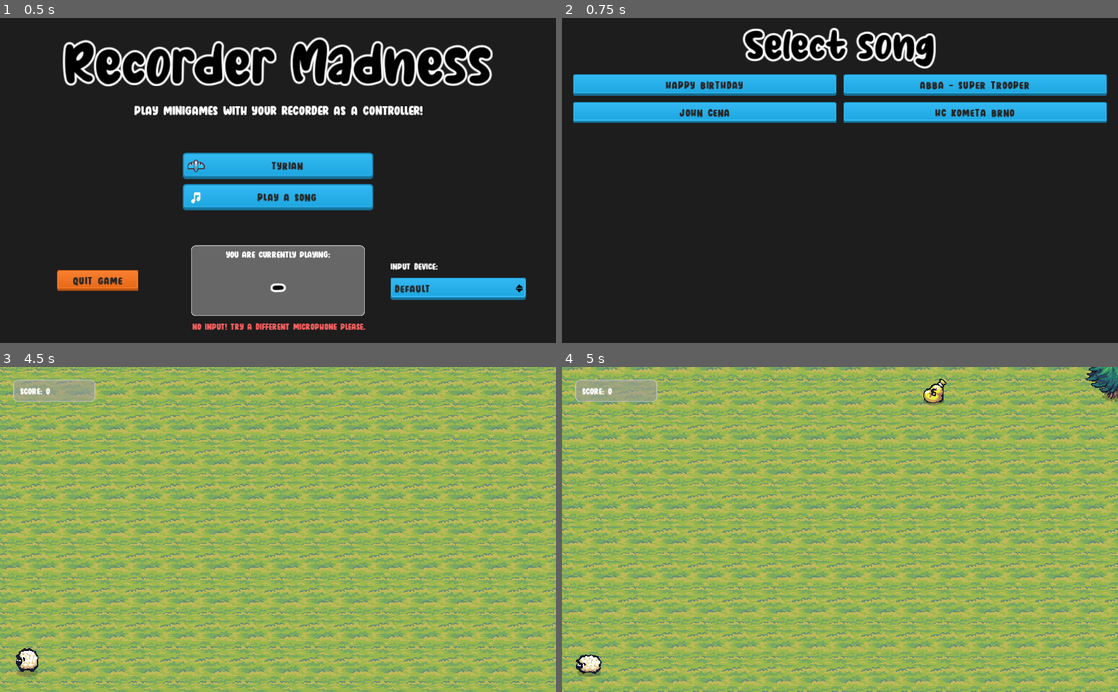
Above: before the commit, frames 1-4 (two rows, left to right).
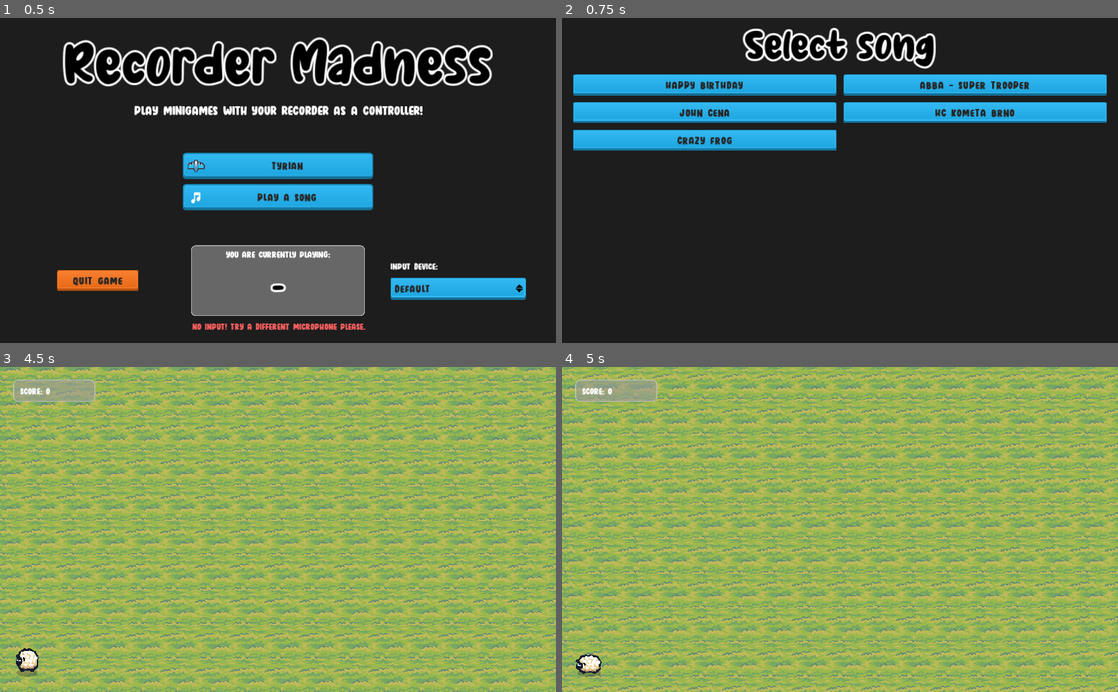
Above: after the commit, the same moments.

Repository: VojtaStruhar/recorder-madness
Game: Godot game, scene res://Minigames/Menus/MainMenu.tscn
The game is run twice, just before and just after one commit, with the same random seed, the same clock (stepped at 60 frames per second) and the same inputs.
Inputs:
- Up to frame 1 (0.5 s): no input
- Up to frame 2 (0.75 s): click "Play a song" at 0.5 s
- Up to frame 3 (4.5 s): click "HC KOMETA BRNO" at 1.25 s; tap Enter at 2, 3.5 s; tap Space at 2.75, 4.25 s
- Up to frame 4 (5 s): no input

Frame 1 is identical in both runs. In frame 2, 3.0% of the frame differs, in the area x 2-50%, y 34-41%; in frame 3, 62%; in frame 4, 63%, in the area x 0-100%, y 0-100%.

Commit message:
Added Crazy Frog song.
+ Added "quiet" recording - note is set to -1 if the mic doesn't hear anything.
* Minigame mic sets its high index higher if necessary for the song

Diff:
--- /dev/null
+++ b/Assets/Songs/Crazy_Frog.tres
@@ -0,0 +1,9 @@
+[gd_resource type="Resource" load_steps=2 format=2]
+
+[ext_resource path="res://Assets/Songs/SongResource.gd" type="Script" id=1]
+
+[resource]
+script = ExtResource( 1 )
+name = "Crazy Frog"
+bpm = 180.0
+notes = [ 30.0, -1.0, 33.0, -1.0, 30.0, 35.0, 30.0, 28.0, 30.0, -1.0, 37.0, -1.0, 30.0, 38.0, 37.0, 33.0, 30.0, 37.0, 42.0, 30.0, 28.0, 25.0, 32.0, 30.0, 30.0, 30.0, 30.0 ]
--- a/Minigames/Menus/SongSelectionMenu.gd
+++ b/Minigames/Menus/SongSelectionMenu.gd
@@ -14,4 +14,7 @@
 	play_song("res://Assets/Songs/John_Cena_2.tres")
 
 func _on_KometaBrno_pressed():
-	play_song("res://Assets/Songs/Oda_na_radost.tres")
+	play_song("res://Assets/Songs/Kometa_Brno.tres")
+
+func _on_CrazyFrog_pressed():
+	play_song("res://Assets/Songs/Crazy_Frog.tres")
--- a/Minigames/Menus/SongSelectionMenu.tscn
+++ b/Minigames/Menus/SongSelectionMenu.tscn
@@ -43,7 +43,7 @@
 [node name="GridContainer" type="GridContainer" parent="MarginContainer/VBoxContainer"]
 margin_top = 85.0
 margin_right = 984.0
-margin_bottom = 175.0
+margin_bottom = 226.0
 columns = 2
 
 [node name="HappyBday" type="Button" parent="MarginContainer/VBoxContainer/GridContainer"]
@@ -74,6 +74,13 @@
 size_flags_horizontal = 3
 text = "HC KOMETA BRNO"
 
+[node name="CrazyFrog" type="Button" parent="MarginContainer/VBoxContainer/GridContainer"]
+margin_top = 102.0
+margin_right = 486.0
+margin_bottom = 141.0
+size_flags_horizontal = 3
+text = "Crazy Frog"
+
 [node name="FutureButton" type="Button" parent="MarginContainer/VBoxContainer/GridContainer"]
 visible = false
 margin_top = 51.0
@@ -86,3 +93,4 @@
 [connection signal="pressed" from="MarginContainer/VBoxContainer/GridContainer/SuperTrooper" to="." method="_on_SuperTrooper_pressed"]
 [connection signal="pressed" from="MarginContainer/VBoxContainer/GridContainer/JohnCena" to="." method="_on_JohnCena_pressed"]
 [connection signal="pressed" from="MarginContainer/VBoxContainer/GridContainer/KometaBrno" to="." method="_on_KometaBrno_pressed"]
+[connection signal="pressed" from="MarginContainer/VBoxContainer/GridContainer/CrazyFrog" to="." method="_on_CrazyFrog_pressed"]
--- a/Minigames/SongLevel/RecordingStudio.gd
+++ b/Minigames/SongLevel/RecordingStudio.gd
@@ -20,7 +20,7 @@
 
 func _process(_delta):
 	note_label.text = NoteFrequencies.names[fletnicka.current_note]
-	note_index_label.text = str(fletnicka.current_note)
+	note_index_label.text = "-" if fletnicka.is_quiet else str(fletnicka.current_note)
 	if fletnicka.error_message != "":
 		subtitle.text = fletnicka.error_message
 	else:
@@ -67,7 +67,10 @@
 
 
 func _on_NoteTimer_timeout():
-	played_notes.append(round(fletnicka.current_note))
+	if fletnicka.is_quiet:
+		played_notes.append(-1)
+	else:
+		played_notes.append(round(fletnicka.current_note))
 	metronomeLabel.set_timed_text("( X )")
 
 
--- a/Minigames/SongLevel/RecordingStudio.tscn
+++ b/Minigames/SongLevel/RecordingStudio.tscn
@@ -15,8 +15,7 @@
 
 [node name="MicrophoneInput" parent="." instance=ExtResource( 4 )]
 HIGHEST_NOTE_INDEX = 45
-NOTES_BUFFER_SIZE = 5
-QUIET_TOLERANCE = 3
+QUIET_TOLERANCE = 2
 THROW_AWAY_QUIET_NOTES = true
 
 [node name="MarginContainer" type="MarginContainer" parent="."]
--- a/Minigames/SongLevel/SongMinigame.gd
+++ b/Minigames/SongLevel/SongMinigame.gd
@@ -9,6 +9,11 @@
 
 func _ready():
 	song_resource = SceneManager.songResource
+
+	var high = 0
+	for note in song_resource.notes: high = max(note, high)
+
+	$MicrophoneInput.HIGHEST_NOTE_INDEX = max(high, $MicrophoneInput.HIGHEST_NOTE_INDEX)
 	$StartGameTimer.start()
 
 func start_game():
--- a/Minigames/SongLevel/SongMinigame.tscn
+++ b/Minigames/SongLevel/SongMinigame.tscn
@@ -97,7 +97,8 @@
 	if note_streak % 4 == 0:
 		place_object(treeBarrier, reward_gx)
 	else:
-		place_object(moneyBag, reward_gx)
+		if note > 0: # The note isn't quiet
+			place_object(moneyBag, reward_gx)
 		# Sometimes, place a tree
 		if randf() < 0.8:
 			var coeff = -0.05 if randi() % 2 == 0 else 1.05
--- a/Persistence/SaveData.tres
+++ b/Persistence/SaveData.tres
@@ -7,6 +7,7 @@
 microphone_choice = "Trust GXT 232 Microphone (79)"
 highscore_tyrian = 8
 highscore_songs = {
+"Crazy Frog": 21,
 "Happy Birthday!": 50,
 "John Cena": 15,
 "Kometa Brno": 66,
